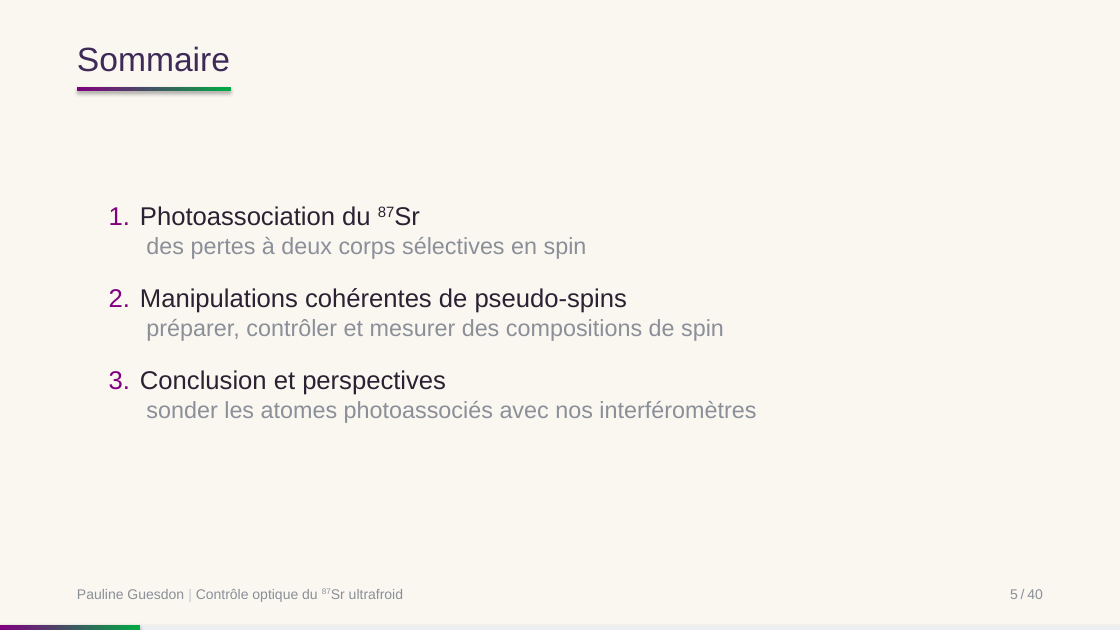
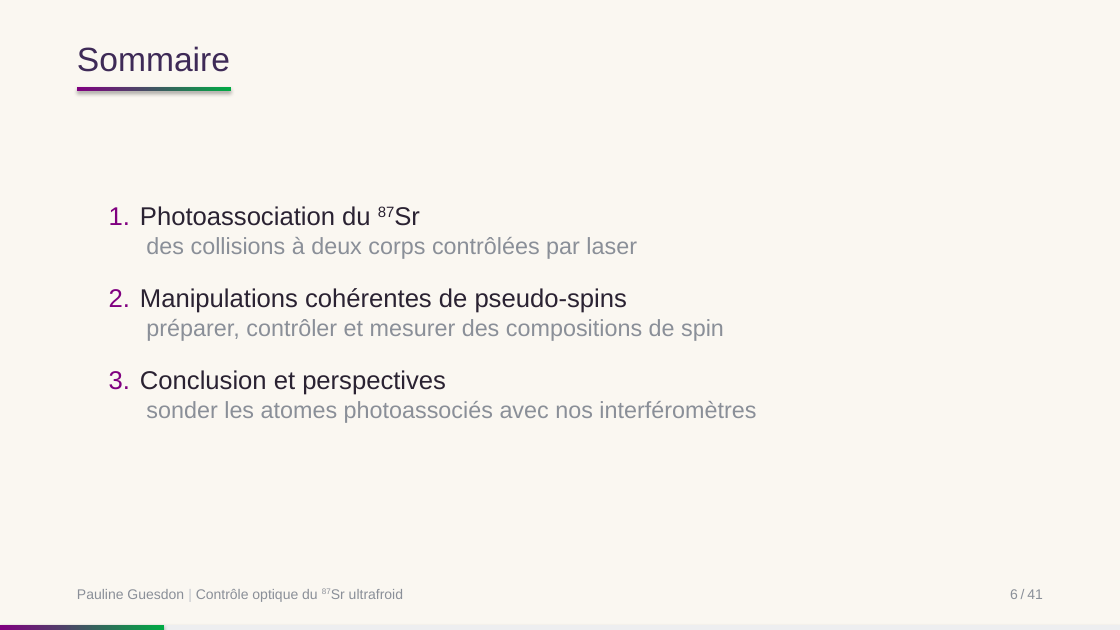
Before and after one commit to PaulineGuesdon/Inchallah-lui-il-marche, a slide deck: slide 8 of Soutenance/soutenance.pptx (slide 7 before the commit). Drawn at 1120x630 pixels with LibreOffice and Linux fonts; fonts in the diff are those of the drawing. Boxes give left, top, right and bottom in pixels: in the first picture for what was removed or moved away, otherwise in the second. Text is boxed around its words. In the diff, an @@ line names an element or a change of style, - is before the commit and + after.

```diff
--- a/Soutenance/soutenance.pptx
+++ b/Soutenance/soutenance.pptx
@@ text at (140,206,637,259): text changed @@
-1. Photoassociation du 87Sr
-   des pertes à deux corps sélectives en spin
+1. Photoassociation du 87Sr
+   des collisions à deux corps contrôlées par laser
@@ text at (1010,589,1043,599): text changed @@
-5 / 40
+6 / 41
@@ rectangle: place and size @@
-rectangle at (0,625,140,630)
+rectangle at (0,625,164,630)
```
Also in this commit, not shown: 36 other slides changed, 4 slides added, 2 slides removed.
